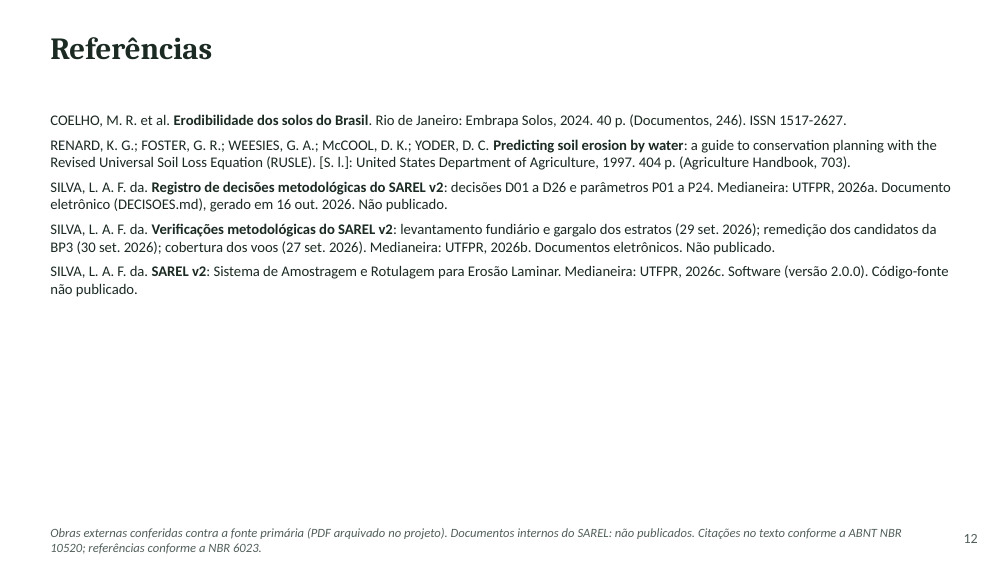
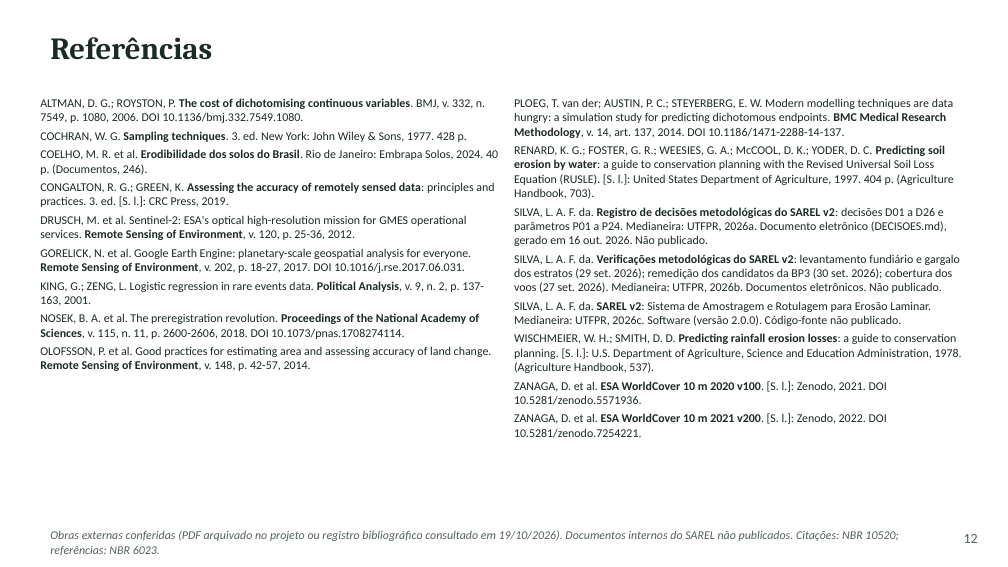
Before and after one commit to RedZardoz/localizador-erosao-v02, a slide deck: slide 14 of docs/Apresentacao_SAREL_Enxuta_3_referencias_ABNT.pptx. Drawn at 1008x567 pixels with LibreOffice and Linux fonts; fonts in the diff are those of the drawing. Boxes give left, top, right and bottom in pixels: in the first picture for what was removed or moved away, otherwise in the second. Text is boxed around its words. In the diff, an @@ line names an element or a change of style, - is before the commit and + after.

```diff
--- a/docs/Apresentacao_SAREL_Enxuta_3_referencias_ABNT.pptx
+++ b/docs/Apresentacao_SAREL_Enxuta_3_referencias_ABNT.pptx
@@ text added at bbox=[40, 98, 498, 371], 8.5 pt, text #1B2A22 @@
+ALTMAN, D. G.; ROYSTON, P. The cost of dichotomising continuous variables. BMJ, v. 332, n. 7549, p. 1080, 2006. DOI 10.1136/bmj.332.7549.1080.
+COCHRAN, W. G. Sampling techniques. 3. ed. New York: John Wiley & Sons, 1977. 428 p.
+COELHO, M. R. et al. Erodibilidade dos solos do Brasil. Rio de Janeiro: Embrapa Solos, 2024. 40 p. (Documentos, 246).
+CONGALTON, R. G.; GREEN, K. Assessing the accuracy of remotely sensed data: principles and practices. 3. ed. [S. l.]: CRC Press, 2019.
+DRUSCH, M. et al. Sentinel-2: ESA's optical high-resolution mission for GMES operational services. Remote Sensing of Environment, v. 120, p. 25-36, 2012.
+GORELICK, N. et al. Google Earth Engine: planetary-scale geospatial analysis for everyone. Remote Sensing of Environment, v. 202, p. 18-27, 2017. DOI 10.1016/j.rse.2017.06.031.
+KING, G.; ZENG, L. Logistic regression in rare events data. Political Analysis, v. 9, n. 2, p. 137-163, 2001.
+NOSEK, B. A. et al. The preregistration revolution. Proceedings of the National Academy of Sciences, v. 115, n. 11, p. 2600-2606, 2018. DOI 10.1073/pnas.1708274114.
+OLOFSSON, P. et al. Good practices for estimating area and assessing accuracy of land change. Remote Sensing of Environment, v. 148, p. 42-57, 2014.
@@ text at bbox=[514, 98, 953, 138]: text changed; size 10.5 to 8.5 pt @@
-COELHO, M. R. et al. Erodibilidade dos solos do Brasil. Rio de Janeiro: Embrapa Solos, 2024. 40 p. (Documentos, 246). ISSN 1517-2627.
+PLOEG, T. van der; AUSTIN, P. C.; STEYERBERG, E. W. Modern modelling techniques are data hungry: a simulation study for predicting dichotomous endpoints. BMC Medical Research Methodology, v. 14, art. 137, 2014. DOI 10.1186/1471-2288-14-137.
@@ text "PLOEG, T. van der; AUSTIN, ...": place and size @@
-text "PLOEG, T. van der; AUSTIN, ..." at bbox=[50, 114, 950, 297]
+text "PLOEG, T. van der; AUSTIN, ..." at bbox=[514, 98, 962, 438]
@@ text at bbox=[514, 145, 960, 326]: size 10.5 to 8.5 pt in "RENARD, K. G.; FOSTER, G. R.; WEESIES, ...", "SILVA, L. A. F. da. Registro de ...", "SILVA, L. A. F. da. Verificações metodológicas ...", "SILVA, L. A. F. da. SAREL v2: ..."; less space between paragraphs @@
@@ text at bbox=[514, 333, 962, 438]: paragraphs added @@
+WISCHMEIER, W. H.; SMITH, D. D. Predicting rainfall erosion losses: a guide to conservation planning. [S. l.]: U.S. Department of Agriculture, Science and Education Administration, 1978. (Agriculture Handbook, 537).
+ZANAGA, D. et al. ESA WorldCover 10 m 2020 v100. [S. l.]: Zenodo, 2021. DOI 10.5281/zenodo.5571936.
+ZANAGA, D. et al. ESA WorldCover 10 m 2021 v200. [S. l.]: Zenodo, 2022. DOI 10.5281/zenodo.7254221.
@@ text at bbox=[50, 530, 898, 555]: text changed; size 9 to 8.5 pt @@
-Obras externas conferidas contra a fonte primária (PDF arquivado no projeto). Documentos internos do SAREL: não publicados. Citações no texto conforme a ABNT NBR 10520; referências conforme a NBR 6023.
+Obras externas conferidas (PDF arquivado no projeto ou registro bibliográfico consultado em 19/10/2026). Documentos internos do SAREL não publicados. Citações: NBR 10520; referências: NBR 6023.
```
Also in this commit, not shown: 10 other slides changed.
